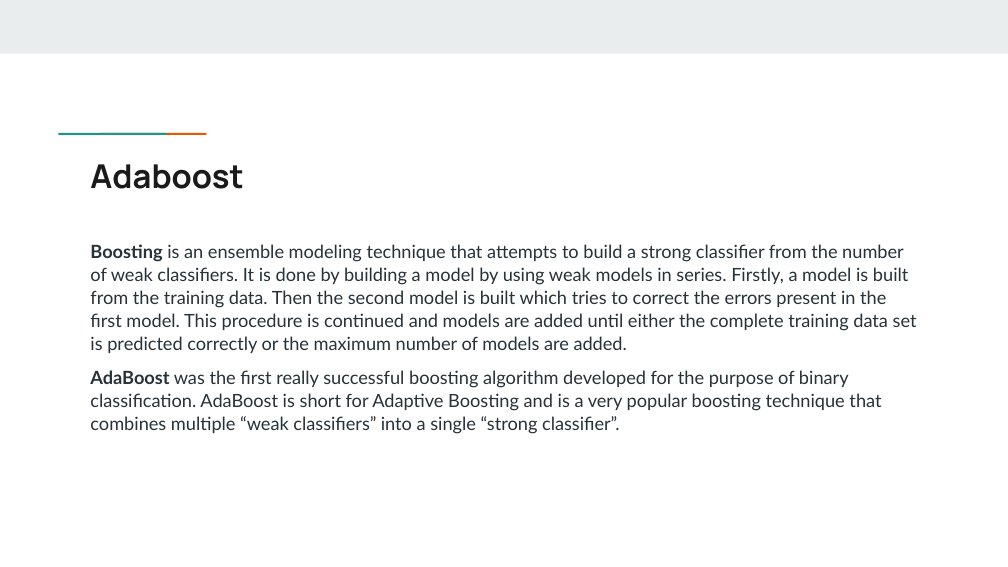
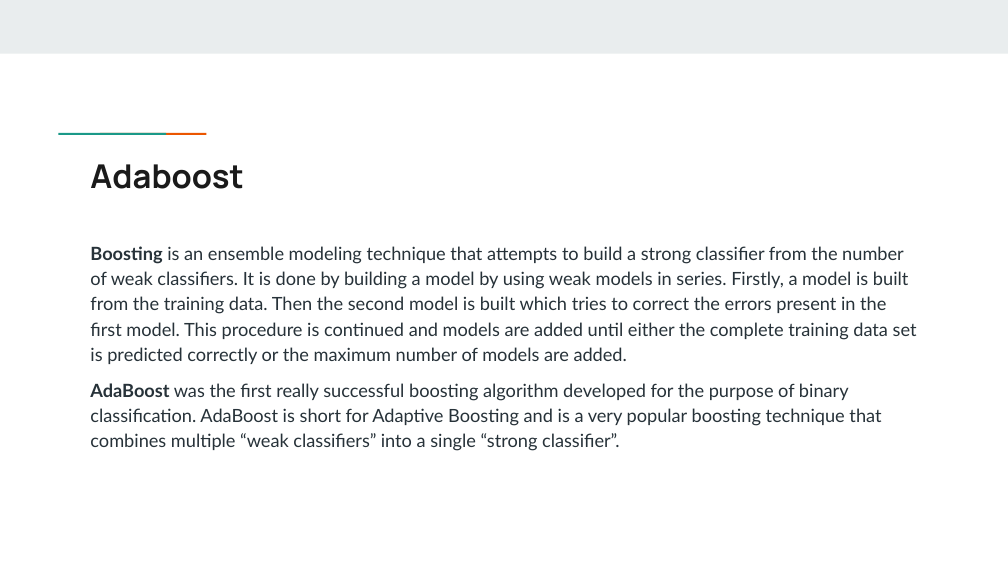
Before and after one commit to rajat-singh1999/MCA, a slide deck: slide 15 of references for set/code/review 1.pptx. Drawn at 1008x567 pixels with LibreOffice and Linux fonts; fonts in the diff are those of the drawing. Boxes give left, top, right and bottom in pixels: in the first picture for what was removed or moved away, otherwise in the second. Text is boxed around its words. In the diff, an @@ line names an element or a change of style, - is before the commit and + after.

```diff
--- a/references for set/code/review 1.pptx
+++ b/references for set/code/review 1.pptx
@@ text "Boosting is an ensemble modeling ..." at box(90, 246, 917, 451): line spacing 1.05 to 1.15 @@
```
Also in this commit, not shown: 6 other slides changed, 19 other files.
